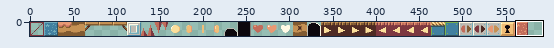
Two versions of one sprite sheet, docs/img/mapchip.png. The first picture is a wide view before the edit; the outline marks the close-up.
Close-up. Before the commit:
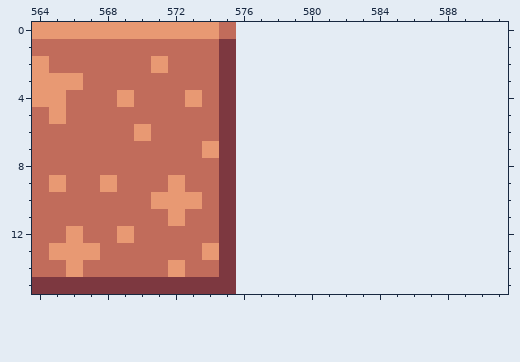
The file is 576x16 pixels. Shown: x 564..591, y 0..15. The old version is drawn lined up with the new one, on the new canvas.
After the commit:
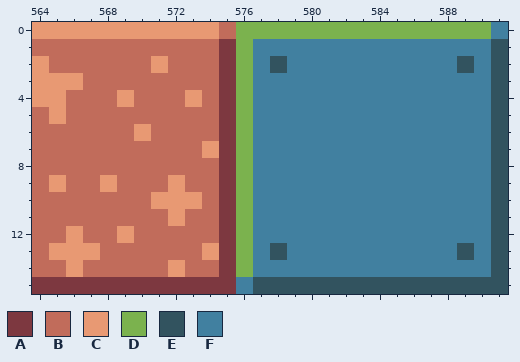
Palette (. is transparent): A #7d3840  B #c16c5b  C #e89973  D #7bb24e  E #32535f  F #4180a0
From old to new:
canvas 576x16 -> 592x16
The author put colour D in row 0 at x 576 to 590; in rows 1 to 14 at x 576.
The author put colour E in row 1 at x 591; in row 2 at x 578, 589 and 591; in rows 3 to 12 at x 591; in row 13 at x 578, 589 and 591; in row 14 at x 591; in row 15 at x 577 to 591.
The author put colour F in row 0 at x 591; in row 1 at x 577 to 590; in row 2 at x 577, 579 to 588 and 590; in rows 3 to 12 at x 577 to 590; in row 13 at x 577, 579 to 588 and 590; in row 14 at x 577 to 590.
The author put colour F in row 15 at x 576.
Boxes around the changes in both close-ups, in picture pixels (x1, y1, x2, y2):
added: (236, 22, 508, 294)
